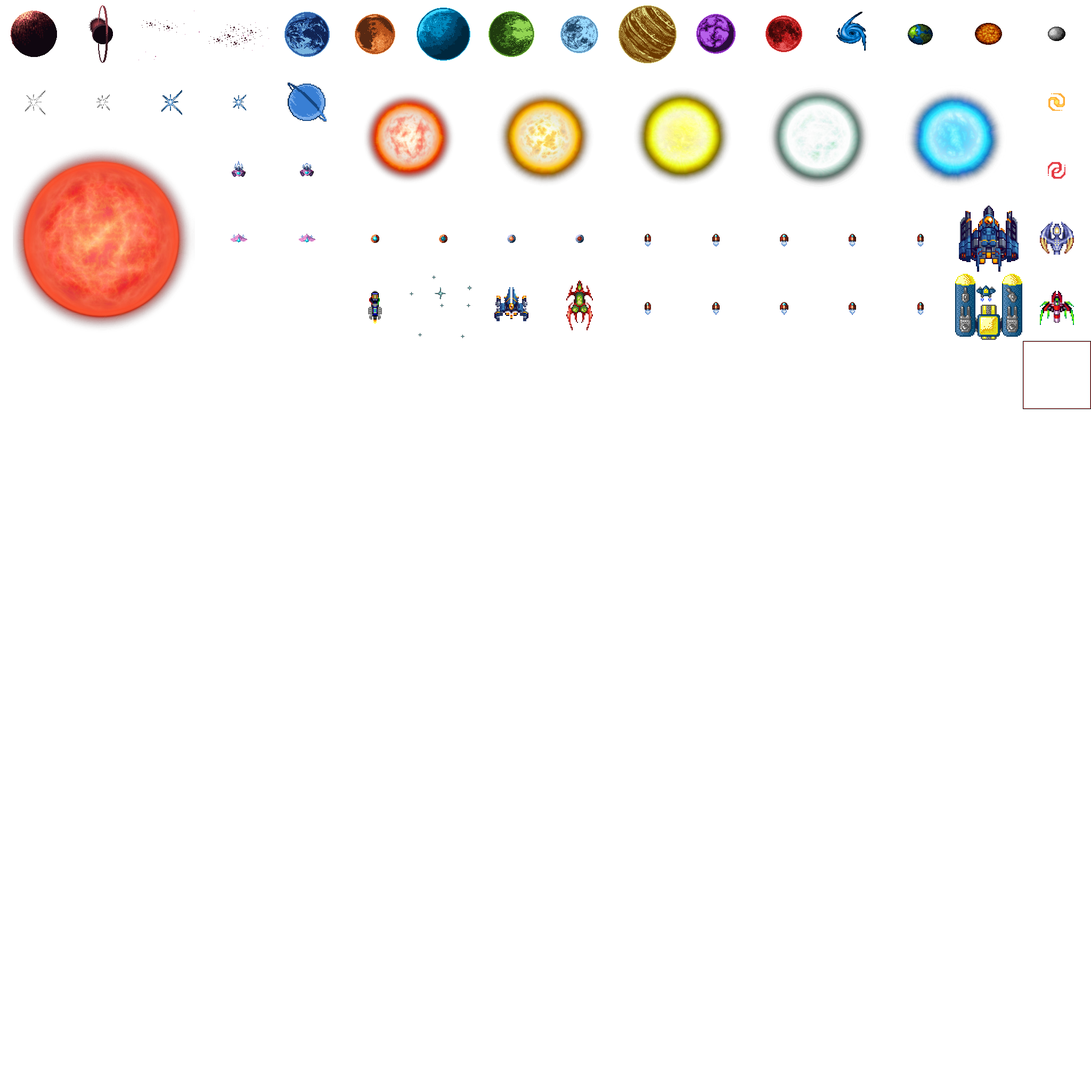
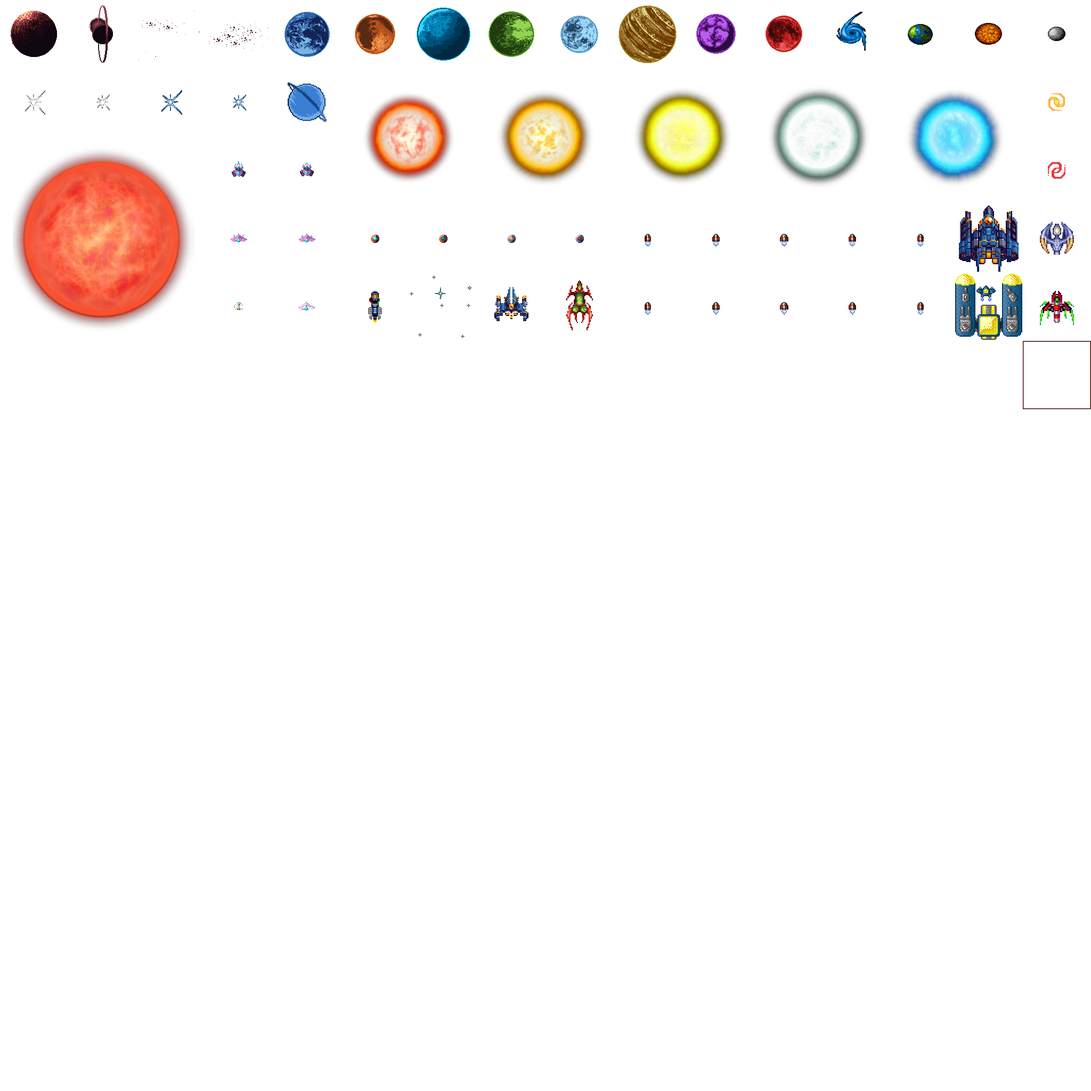
Before/after of a (1091, 1091) layered artwork. What changed in the layer stack:
added layer "parts" above "enemy-medium.png" over [234, 302, 315, 311]
